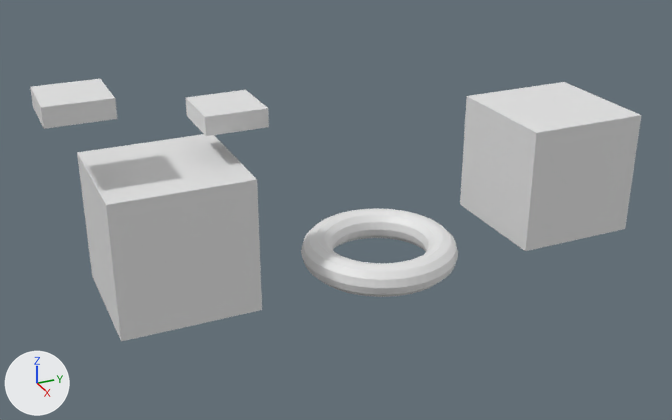
Before and after pictures for a commit that changed the glTF model resources/scene2.glb.
Both versions are drawn from a 50 mm lens placed at (11.86, -6.1, 6.77), pointed at (0.11, -0.81, 0.9). Lighting does not change. The marker at lower left points along +X, +Y and +Z. Where no turn or scale is listed for an object, it has been applied to the vertices.
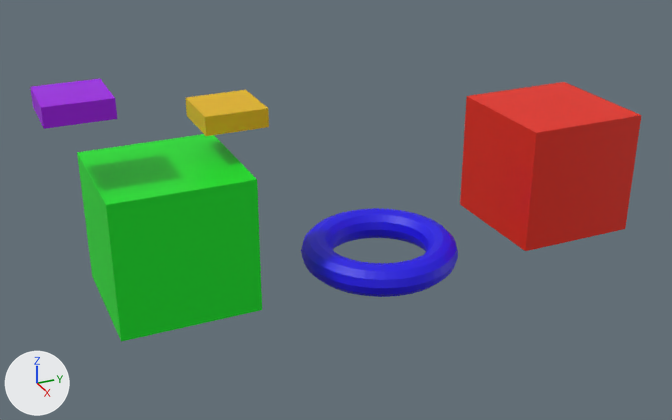
The change, as a list of edits to the scene's bpy script:
```text
Add mat_red:
    mat_red = principled_material('Red')
    mat_red.base_color = (0.8, 0.015, 0.0)  # red #e72100
Add mat_blue:
    mat_blue = principled_material('Blue')
    mat_blue.base_color = (0.0106, 0.0, 0.8)  # blue #1a00e7
Add mat_purple:
    mat_purple = principled_material('Purple')
    mat_purple.base_color = (0.351, 0.0, 0.8)  # purple #a000e7
Add mat_orange:
    mat_orange = principled_material('Orange')
    mat_orange.base_color = (0.8, 0.481, 0.0)  # yellow #e7b800
Add mat_green:
    mat_green = principled_material('Green')
    mat_green.base_color = (0.0, 0.8, 0.0159)  # green #00e722
Change me_cube:
    where me_cube.from_pydata(...)  # 8 vertices, 12 faces; spans x -1.0..1.0, y -1.0..1.0, z -1.0..1.0
    remove me_cube.materials.append(mat_material)  # white #e7e7e7
    add me_cube.materials.append(mat_green)  # green #00e722
Change me_cube_002:
    where me_cube_002.from_pydata(...)  # 8 vertices, 12 faces; spans x -0.468..0.468, y -0.452..0.452, z -0.137..0.137
    add me_cube_002.materials.append(mat_orange)  # yellow #e7b800
Change me_cube_003:
    where me_cube_003.from_pydata(...)  # 8 vertices, 12 faces; spans x -0.468..0.468, y -0.452..0.452, z -0.137..0.137
    add me_cube_003.materials.append(mat_purple)  # purple #a000e7
Change me_torus:
    where me_torus.from_pydata(...)  # 576 vertices, 1152 faces; spans x -1.25..1.25, y -1.25..1.25, z -0.25..0.25
    add me_torus.materials.append(mat_blue)  # blue #1a00e7
Change me_cube_001:
    where me_cube_001.from_pydata(...)  # 8 vertices, 12 faces; spans x -1.0..1.0, y -1.0..1.0, z -1.0..1.0
    remove me_cube_001.materials.append(mat_material)  # white #e7e7e7
    add me_cube_001.materials.append(mat_red)  # red #e72100
```

Location of each change, (x1, y1, x2, y2) in pixels of the pictures (672 x 420 px):
'Cube', recoloured (white to green): (77, 134, 262, 341) in both
'Cube.001', recoloured (white to red): (460, 82, 641, 251) in both
'Torus', recoloured (white to blue): (301, 208, 458, 297) in both
'Cube.003', recoloured (white to purple): (30, 79, 117, 129) in both
'Cube.002', recoloured (white to yellow): (185, 90, 269, 136) in both
